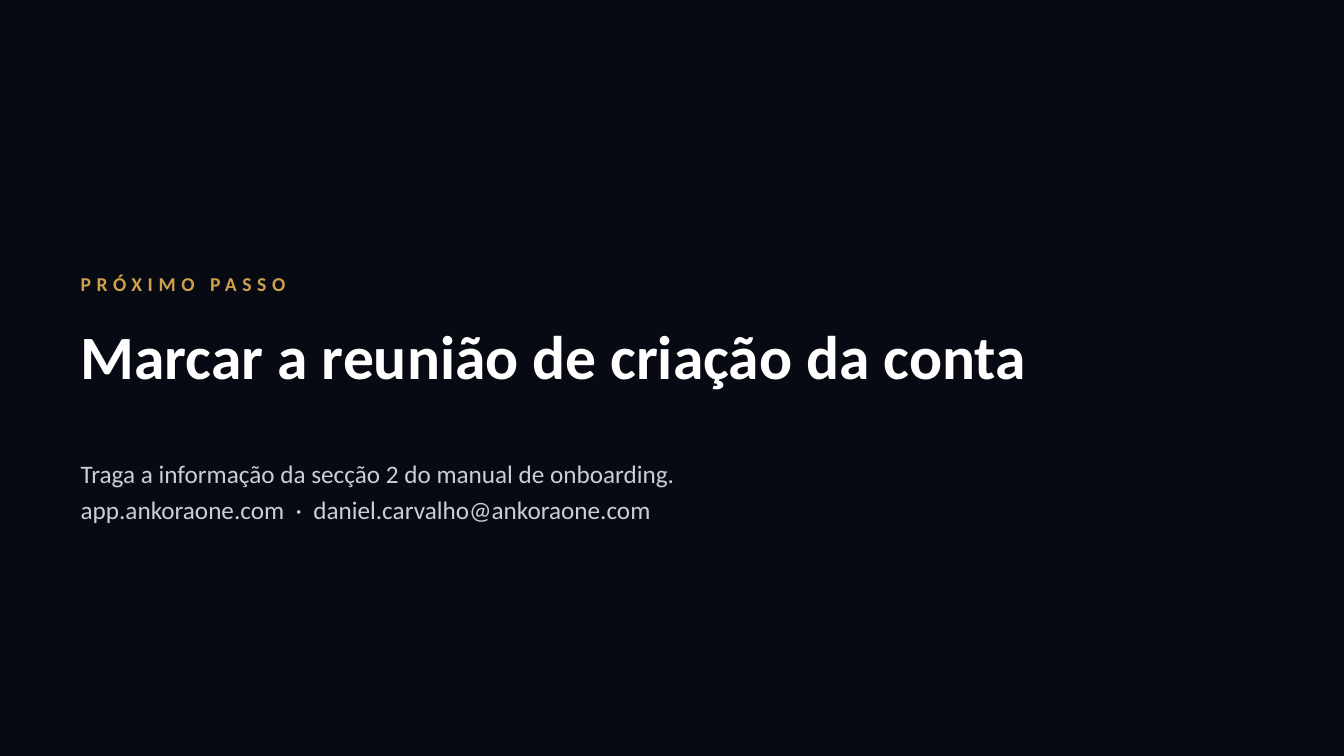
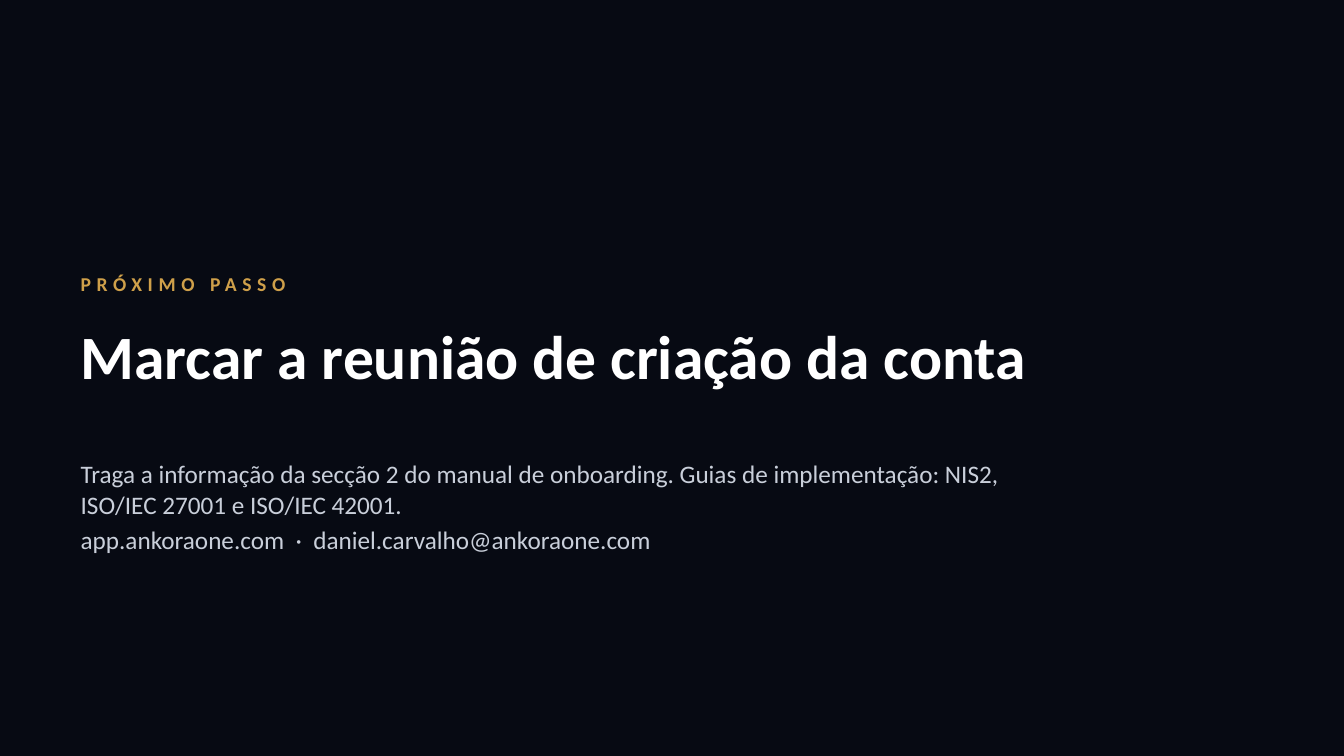
Before and after one commit to dbastoscarvalho23/Securematurity, a slide deck: slide 20 of docs/onboarding/AnkoraOne-Apresentacao-Onboarding.pptx (slide 18 before the commit). Drawn at 1344x756 pixels with LibreOffice and Linux fonts; fonts in the diff are those of the drawing; background and template pictures are left out. Boxes give left, top, right and bottom in pixels: in the first picture for what was removed or moved away, otherwise in the second. Text is boxed around its words. In the diff, an @@ line names an element or a change of style, - is before the commit and + after.

```diff
--- a/docs/onboarding/AnkoraOne-Apresentacao-Onboarding.pptx
+++ b/docs/onboarding/AnkoraOne-Apresentacao-Onboarding.pptx
@@ text at [81,465,998,515]: text changed @@
-Traga a informação da secção 2 do manual de onboarding.
+Traga a informação da secção 2 do manual de onboarding. Guias de implementação: NIS2, ISO/IEC 27001 e ISO/IEC 42001.
```
Also in this commit, not shown: 7 other slides changed, 2 slides added, 12 other files.
